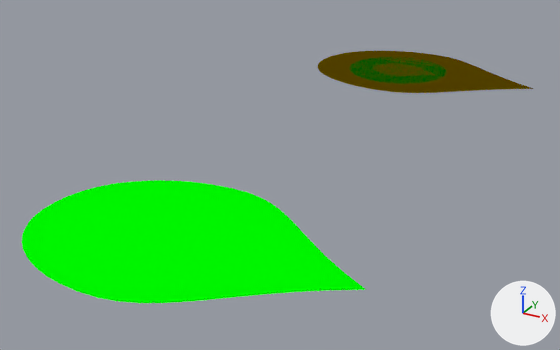
What one commit did to the Blender file Space Shooter.blend.
The view is the same before and after, from a 50 mm camera at (65.3, -81.0, 54.0) aimed at (-2.0, 41.4, -7.2). Every picture has the same lights, and +X, +Y and +Z are marked at lower right. The picture after the commit comes second.

Objects in the first picture: 'B', 'F', 'S' and 1 more.
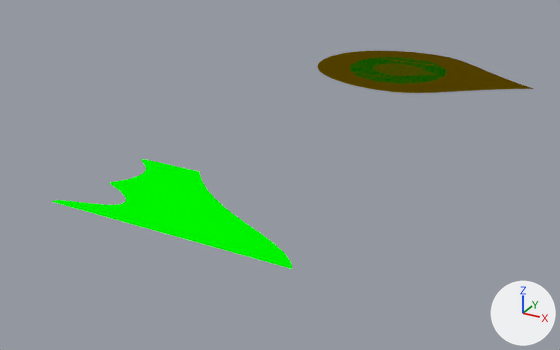
What differs and where, as boxes [x1, y1, x2, y2] in the pictures (560 x 350 px):
'B', reshaped, moved (30% narrower, 10% shorter): before [22, 180, 366, 303]; after [52, 159, 293, 269]

Edits to the bpy script that builds the scene:
```text
Change cu_béziercircle:
    where _sp = cu_béziercircle.splines.new('BEZIER'); _sp.bezier_points.add(3)
    remove _sp.bezier_points.foreach_set('co', [-2.45, 18.0, 0.0, 33.55, 0.0, 0.0, -2.45, -18.0, 0.0, -20.45, 0.0, 0.0])
    remove _sp.bezier_points.foreach_set('handle_left', [-12.26, 16.41, 0.0, 15.55, 9.938, 0.0, 13.06, -20.52, 0.0, -20.45, -9.938, 0.0])
    remove _sp.bezier_points.foreach_set('handle_right', [13.06, 20.52, 0.0, 15.55, -9.938, 0.0, -12.26, -16.41, 0.0, -20.45, 9.938, 0.0])
    add _sp.bezier_points.foreach_set('co', [-7.177, 19.63, 0.0, 22.77, -1.9, 0.0, -21.0, -1.9, 0.0, -17.89, 8.355, 0.0])
    add _sp.bezier_points.foreach_set('handle_left', [-34.09, 19.63, 0.0, 18.78, 5.325, 0.0, -19.55, -1.901, 0.0, 1.166, 0.65, 0.0])
    add _sp.bezier_points.foreach_set('handle_right', [2.778, 6.834, 0.0, 21.35, -1.9, 0.0, -23.11, 0.723, 0.0, -7.197, 20.01, 0.0])
Change ob_b:
    ob_b.location: (0.0, 0.0, 0.0) -> (0.0, 1.9, 0.0)
```
